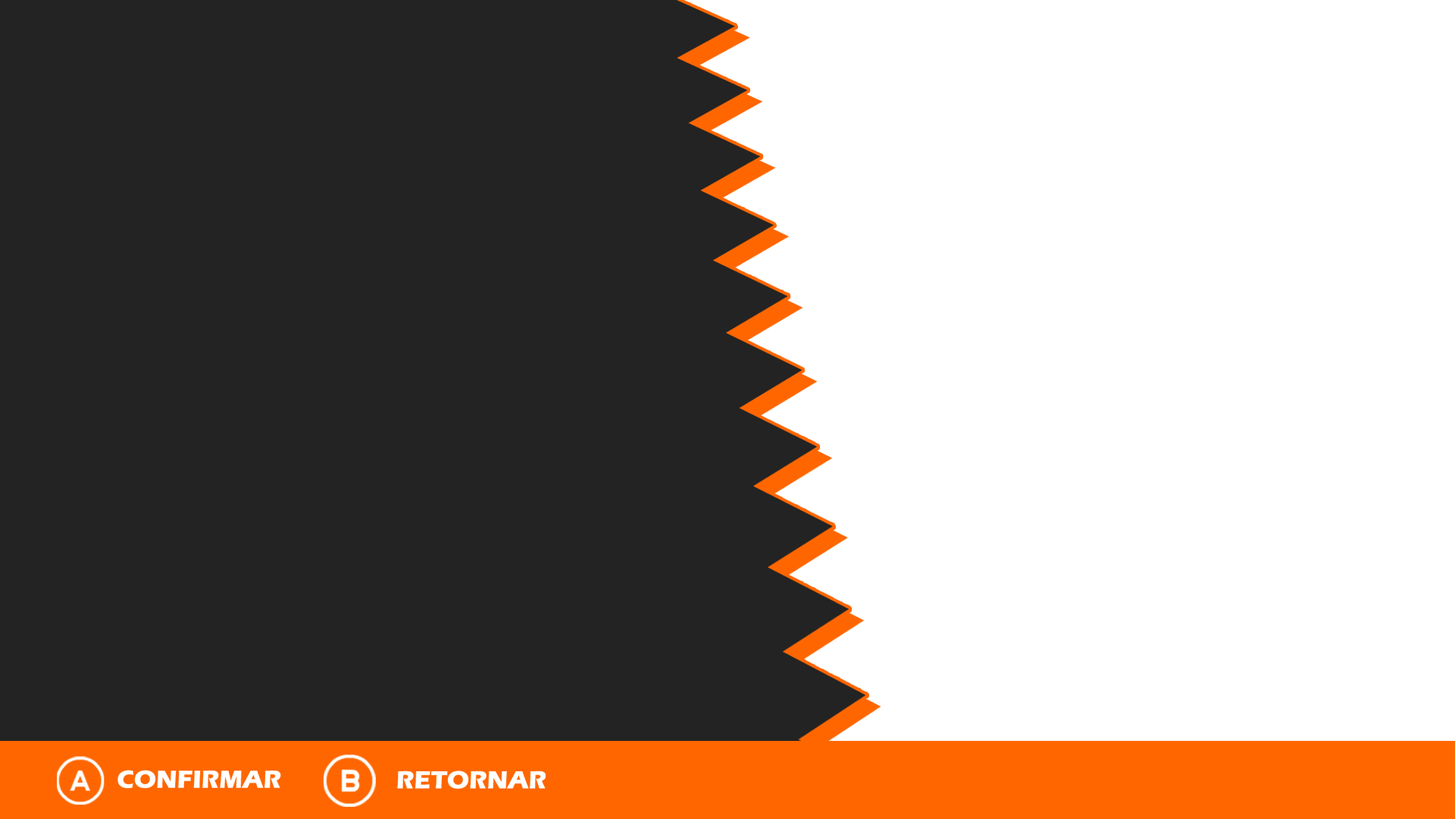
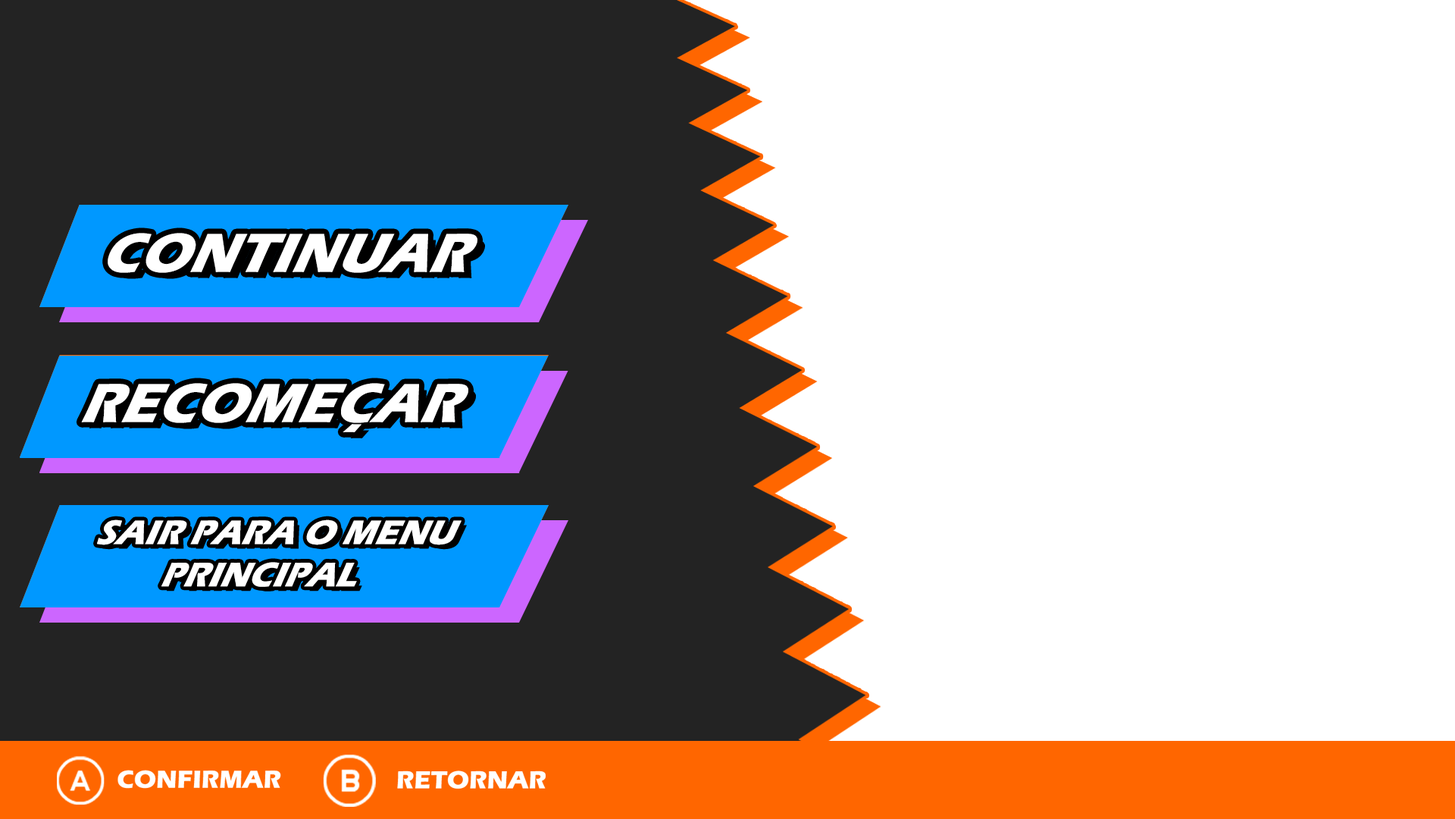
Before/after of a 1455x819 layered artwork. What changed in the layer stack:
added layer "CONTINUAR Selecionado" above "CONTINUAR" over [39, 204, 589, 323]
added layer "CONTINUAR" above "RECOMEÇAR selecionado" over [39, 204, 569, 307]
added layer "RECOMEÇAR selecionado" above "RECOMEÇAR" over [19, 355, 569, 473]
added layer "RECOMEÇAR" above "SAIR PARA O MENU PRINCIPAL selecionado" over [19, 354, 549, 458]
added layer "SAIR PARA O MENU PRINCIPAL selecionado" above "SAIR PARA O MENU PRINCIPAL" over [19, 504, 569, 623]
added layer "SAIR PARA O MENU PRINCIPAL" above "Triângulo 1" over [19, 504, 549, 608]
